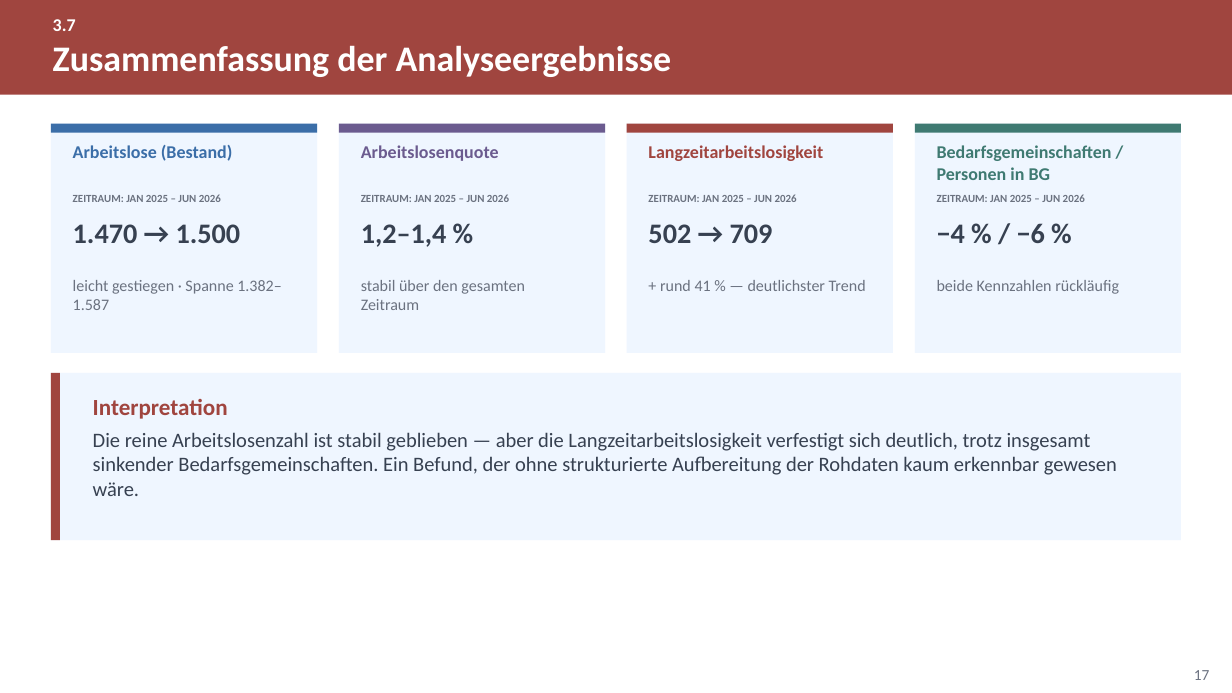
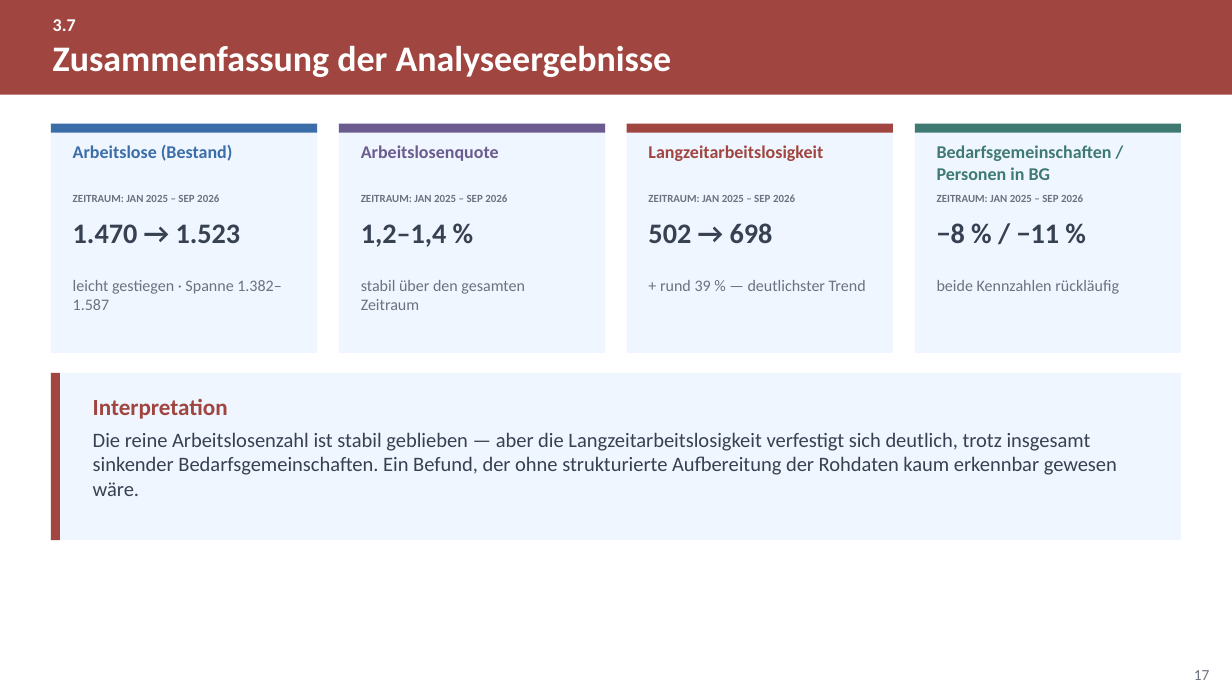
Before and after one commit to eufunk/arbeitsmarkt-regensburg, a slide deck: slide 17 of Docs/Projektpraesentation.pptx. Drawn at 1232x693 pixels with LibreOffice and Linux fonts; fonts in the diff are those of the drawing. Boxes give left, top, right and bottom in pixels: in the first picture for what was removed or moved away, otherwise in the second. Text is boxed around its words. In the diff, an @@ line names an element or a change of style, - is before the commit and + after.

```diff
--- a/Docs/Projektpraesentation.pptx
+++ b/Docs/Projektpraesentation.pptx
@@ text at <box>73,194,219,202</box>: text changed @@
-ZEITRAUM: JAN 2025 – JUN 2026
+ZEITRAUM: JAN 2025 – SEP 2026
@@ text at <box>361,194,507,202</box>: text changed @@
-ZEITRAUM: JAN 2025 – JUN 2026
+ZEITRAUM: JAN 2025 – SEP 2026
@@ text at <box>648,194,795,202</box>: text changed @@
-ZEITRAUM: JAN 2025 – JUN 2026
+ZEITRAUM: JAN 2025 – SEP 2026
@@ text at <box>937,194,1083,202</box>: text changed @@
-ZEITRAUM: JAN 2025 – JUN 2026
+ZEITRAUM: JAN 2025 – SEP 2026
@@ text at <box>73,224,241,243</box>: text changed @@
-1.470 → 1.500
+1.470 → 1.523
@@ text at <box>648,223,773,243</box>: text changed @@
-502 → 709
+502 → 698
@@ text at <box>937,223,1060,243</box>: text changed @@
-−4 % / −6 %
+−8 % / −11 %
@@ text at <box>660,280,866,291</box>: text changed @@
-+ rund 41 % — deutlichster Trend
++ rund 39 % — deutlichster Trend
```
Also in this commit, not shown: 59 other slides changed, 1 slide added, 1 other file.
